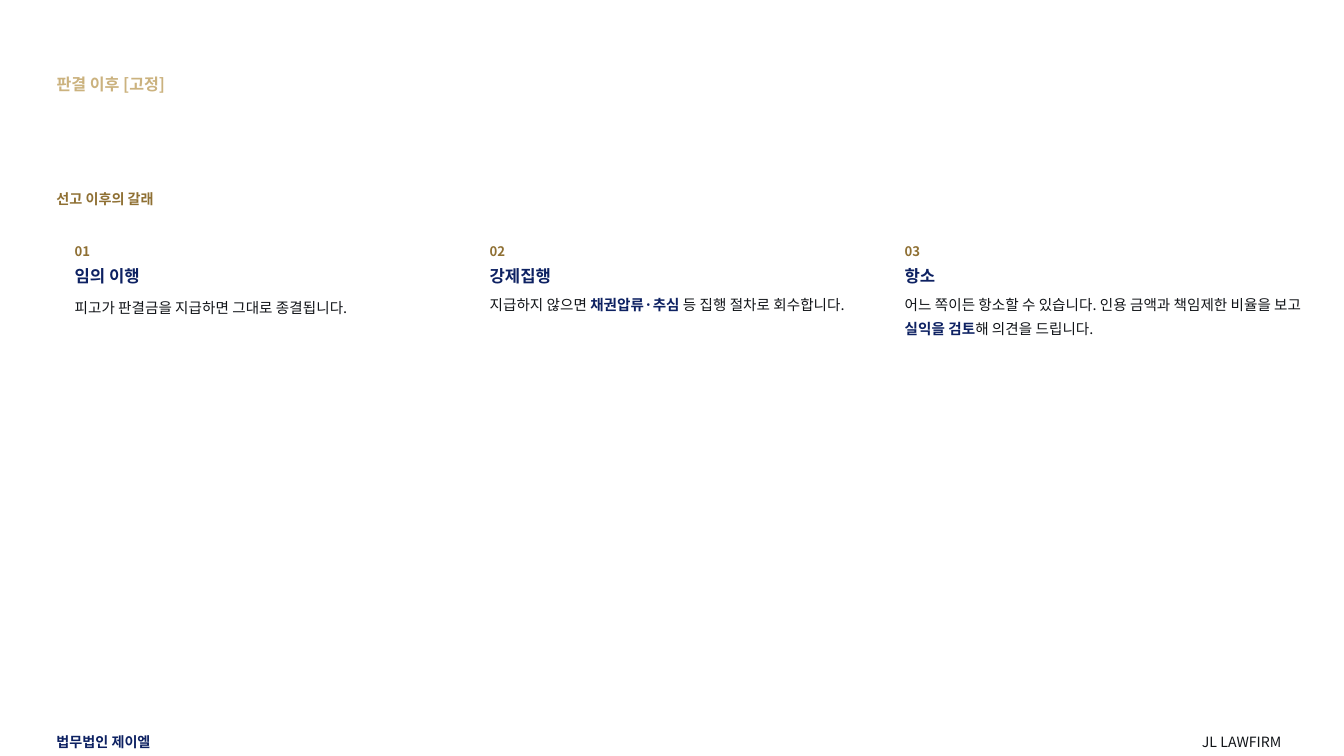
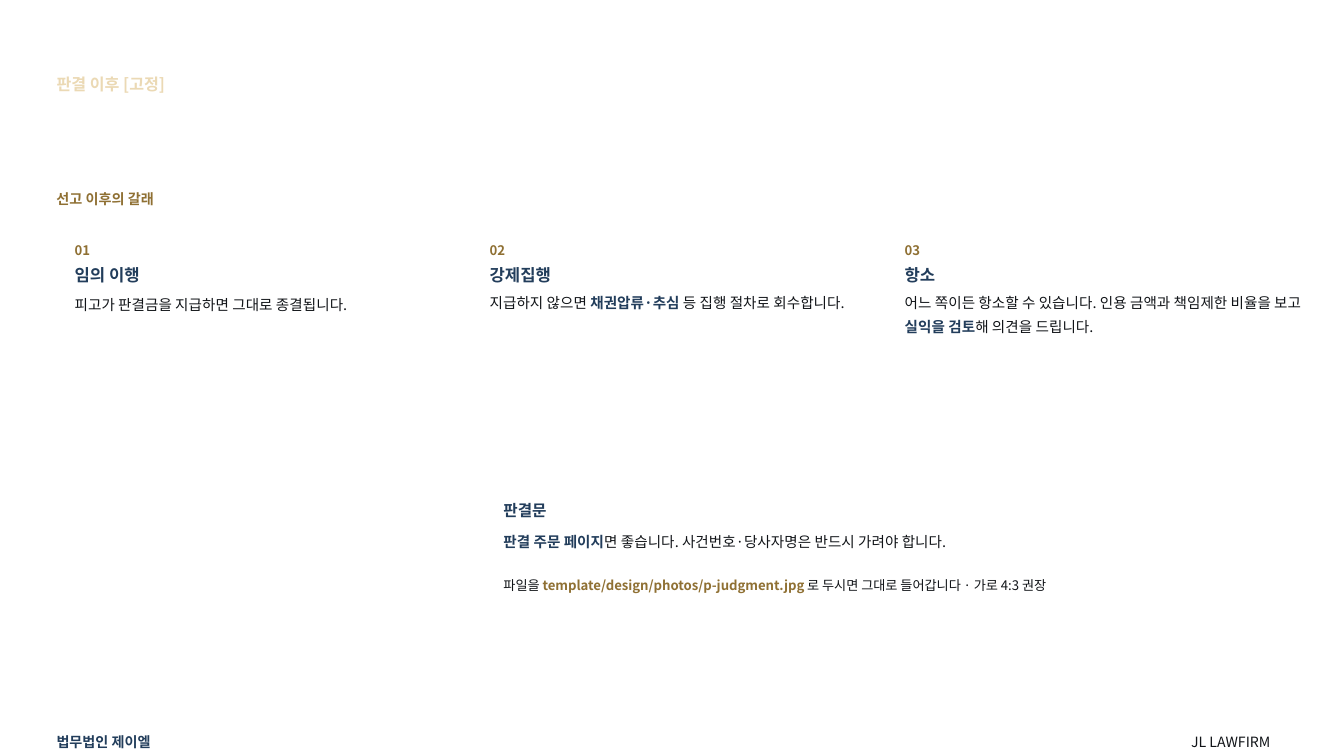
Before and after one commit to kingjin77-rgb/jl-magazine, a slide deck: slide 80 of template/design/preview/JL_하자소송_기본제안서.pptx (slide 77 before the commit). Drawn at 1344x756 pixels with LibreOffice and Linux fonts; fonts in the diff are those of the drawing; background and template pictures are left out. Boxes give left, top, right and bottom in pixels: in the first picture for what was removed or moved away, otherwise in the second. Text is boxed around its words. In the diff, an @@ line names an element or a change of style, - is before the commit and + after.

```diff
--- a/template/design/preview/JL_하자소송_기본제안서.pptx
+++ b/template/design/preview/JL_하자소송_기본제안서.pptx
@@ text "판결 이후 [고정]" at [57,77,165,93]: text colour #CBB27E to #EBD9B4 @@
@@ text "지급하지 않으면 채권압류·추심 등 집행 ..." at [490,295,844,310]: text colour #0D2162 to #223D5B in "채권압류·추심" @@
@@ text "어느 쪽이든 항소할 수 있습니다. ..." at [905,296,1301,334]: text colour #0D2162 to #223D5B in "실익을 검토해" @@
@@ text added at [503,503,546,518], 11.2 pt, text #223D5B, bold @@
+판결문
@@ text added at [503,534,946,549], 10.4 pt, text #111418 @@
+판결 주문 페이지면 좋습니다. 사건번호·당사자명은 반드시 가려야 합니다.
@@ text added at [503,579,1046,593], 9.4 pt, text #8F7033, bold @@
+파일을 template/design/photos/p-judgment.jpg 로 두시면 그대로 들어갑니다 · 가로 4:3 권장
@@ text colour #0D2162 to #223D5B in 4 elements at [490,267,551,283], [905,267,936,283], [75,267,140,283], [57,735,151,749] @@
@@ text "JL LAWFIRM": place and size @@
-text "JL LAWFIRM" at [1202,736,1281,747]
+text "JL LAWFIRM" at [1191,736,1270,747]
```
Also in this commit, not shown: 91 other slides changed, 3 slides added, 2 other files.
